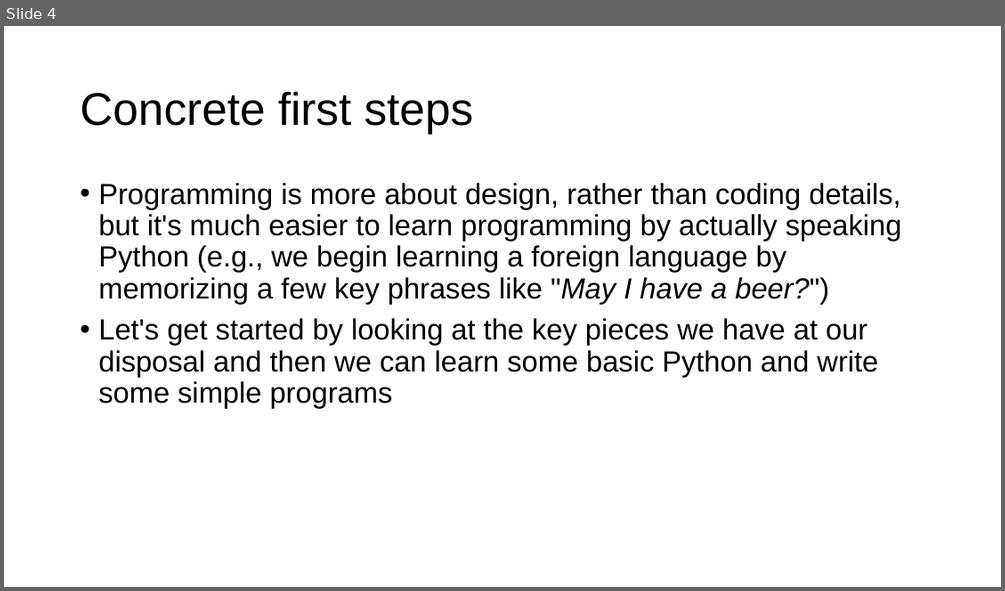
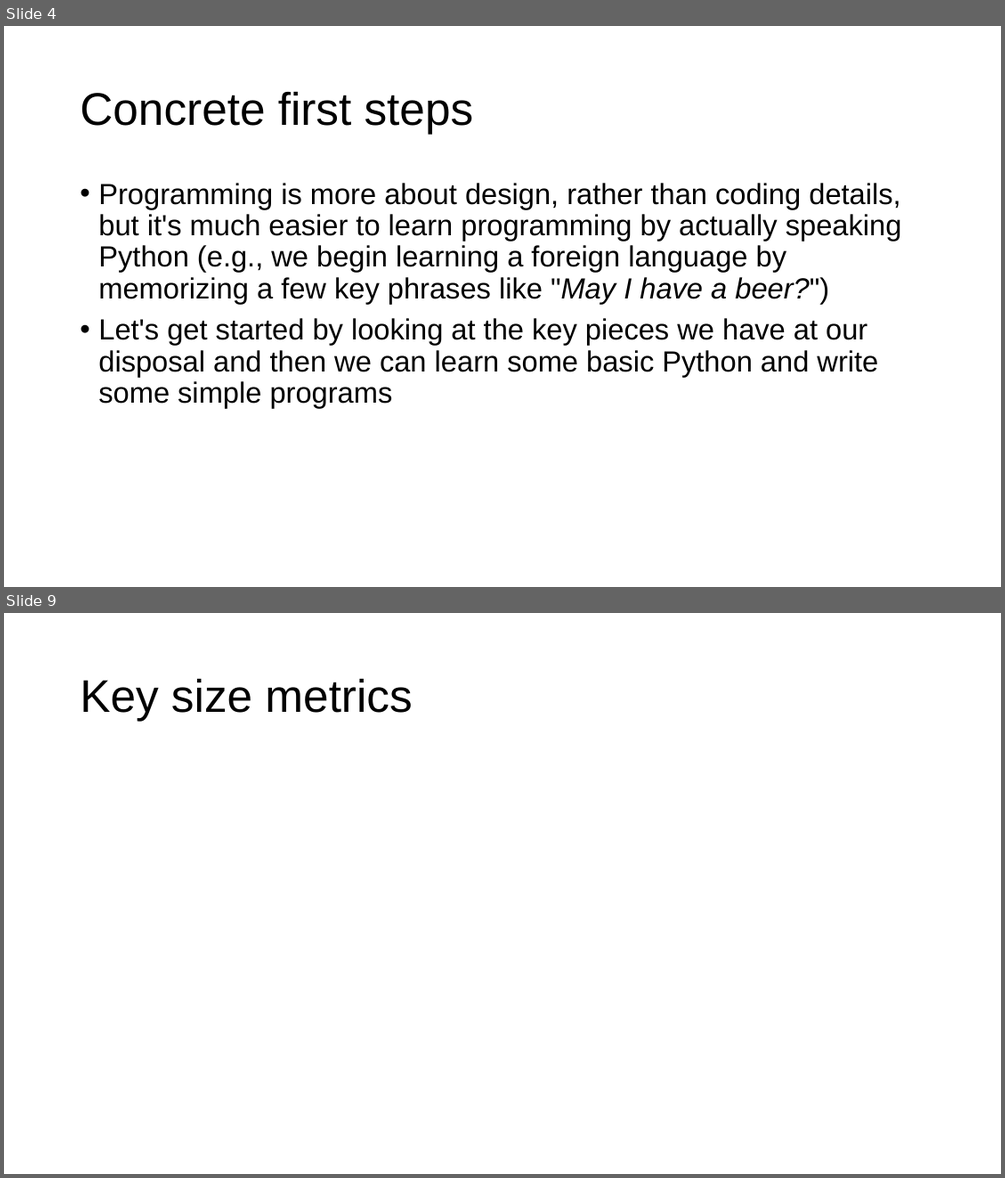
Before and after one commit to parrt/msds501, a slide deck: slides/intro-programming.pptx. Shown one above the other, each under a label of ours: slide 4 before the commit, slides 4 and 9 after it; the slides between them are not shown. The pictures are 1005x591 and 1005x1178 pixels, drawn with LibreOffice and Linux fonts; fonts in the diff are those of the drawing; grey boxes stand for pictures; background and template pictures are left out. Boxes give left, top, right and bottom in pixels: in the first picture for what was removed or moved away, otherwise in the second. Text is boxed around its words. In the diff, an @@ line names an element or a change of style, - is before the commit and + after.

```diff
--- a/slides/intro-programming.pptx
+++ b/slides/intro-programming.pptx
@@ slide 9 added at (4,613,1001,1174), background #FFFFFF @@
@@ title added at (80,678,412,721), 44 pt, text #000000 @@
+Key size metrics
```
Also in this commit, not shown: 1 slide changed, 12 other slides added, 2 slides removed, 3 other files.
